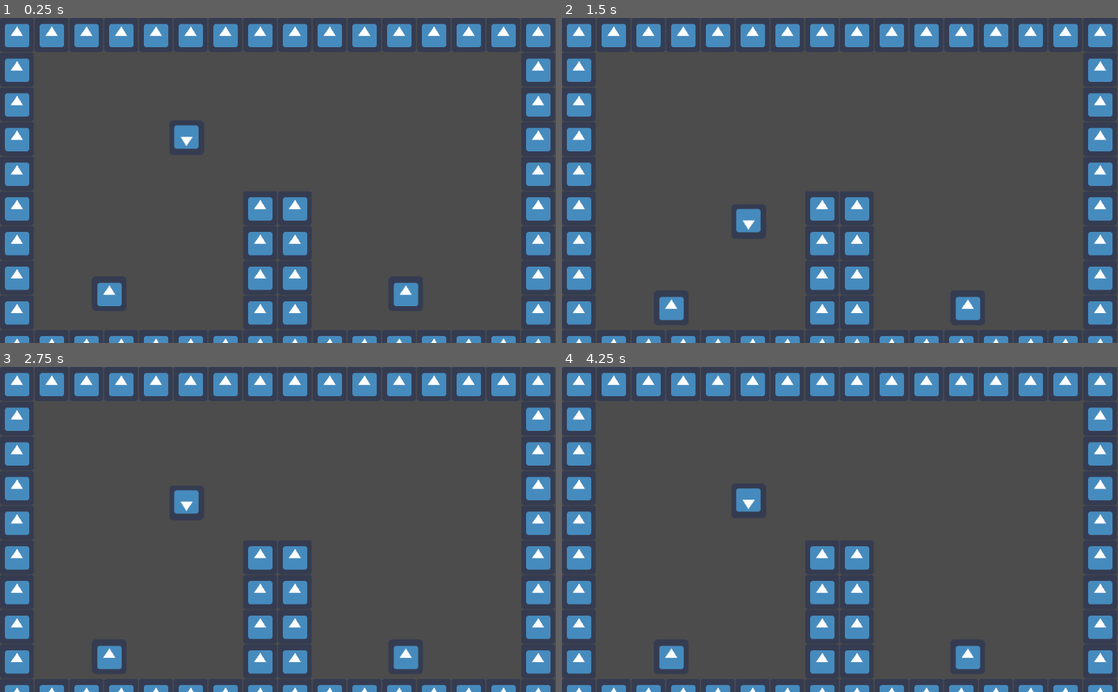
Above: before the commit, frames 1-4 (two rows, left to right).
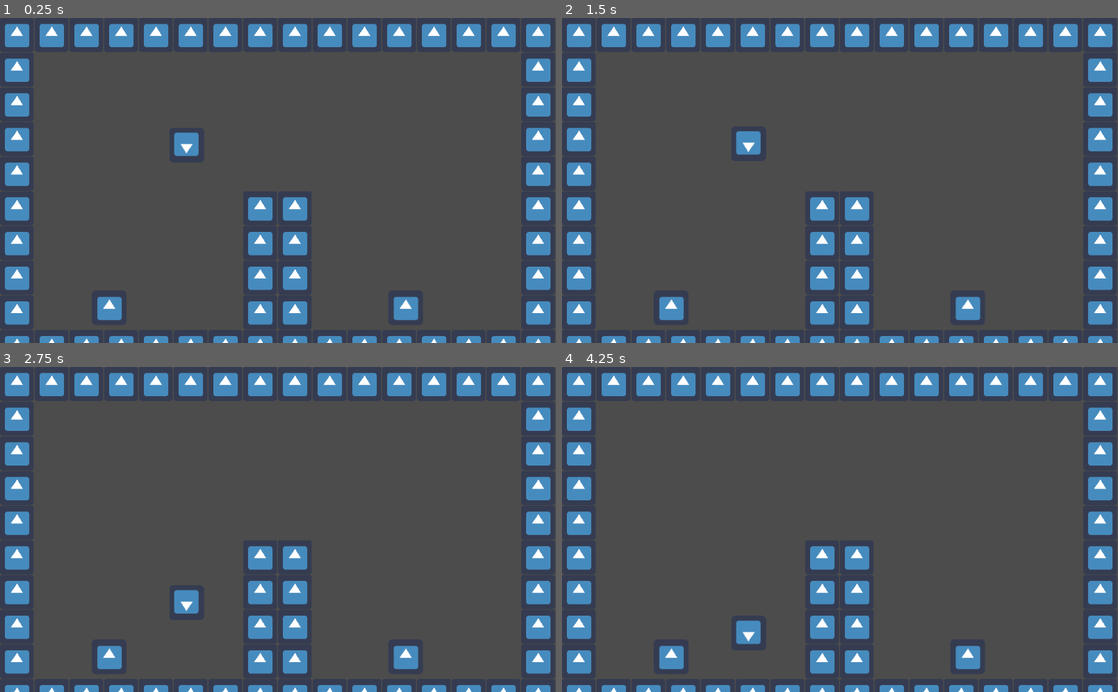
Above: after the commit, the same moments.

Repository: Snufkindee/bug-tennis
Game: Godot game, scene res://Scenes/root.tscn
The game is run twice, just before and just after one commit, with the same random seed, the same clock (stepped at 60 frames per second) and the same inputs. The engine's default icon, where the game draws it, is replaced by a stand-in: a white triangle on a blue panel in a dark square.
Inputs:
- Up to frame 1 (0.25 s): no input
- Up to frame 2 (1.5 s): no input
- Up to frame 3 (2.75 s): no input
- Up to frame 4 (4.25 s): no input

The runs differ from the first frame. In frame 1, 1.1% of the frame differs, in the area x 17-76%, y 32-93%; in frame 2, 0.6%; in frame 3, 0.7%; in frame 4, 0.7%.

Commit message:
Variables tuned

Diff:
--- a/Scenes/root.tscn
+++ b/Scenes/root.tscn
@@ -84,13 +84,14 @@
 
 [node name="CollisionShape2D" type="CollisionShape2D" parent="Player2/Range"]
 modulate = Color( 0.407843, 1, 0, 1 )
-shape = SubResource( 6 )
+shape = SubResource( 2 )
 
 [node name="Ball" type="KinematicBody2D" parent="."]
 position = Vector2( 343.731, 204.645 )
 collision_layer = 4
 collision_mask = 2
 script = ExtResource( 3 )
+gravity = 900
 
 [node name="Sprite" type="Sprite" parent="Ball"]
 rotation = 3.14159
--- a/Scripts/Actor.gd
+++ b/Scripts/Actor.gd
@@ -1,13 +1,13 @@
 extends KinematicBody2D
 class_name Actor
 
-export var MAX_JUMP_TIME = 0.3
+export var MAX_JUMP_TIME = 0.35
 
 export var velocity = Vector2(0,0)
-export var gravity = 1000
+export var gravity = 4400
 export var max_jumps = 1
-export var jump_power = Vector2(50, -400)
-export var hit_power = 500
+export var jump_power = Vector2(450, -500)
+export var hit_power = 900
 
 var jump_unlocked = false
 var ball_in_range = false
Not shown: 6 places in Scenes/root.tscn that only renumber resources
